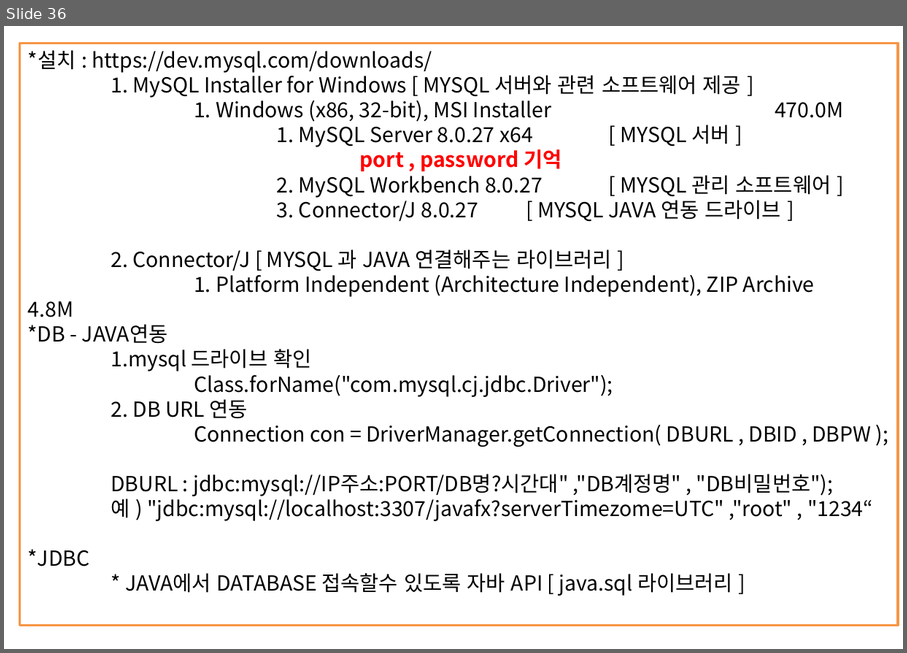
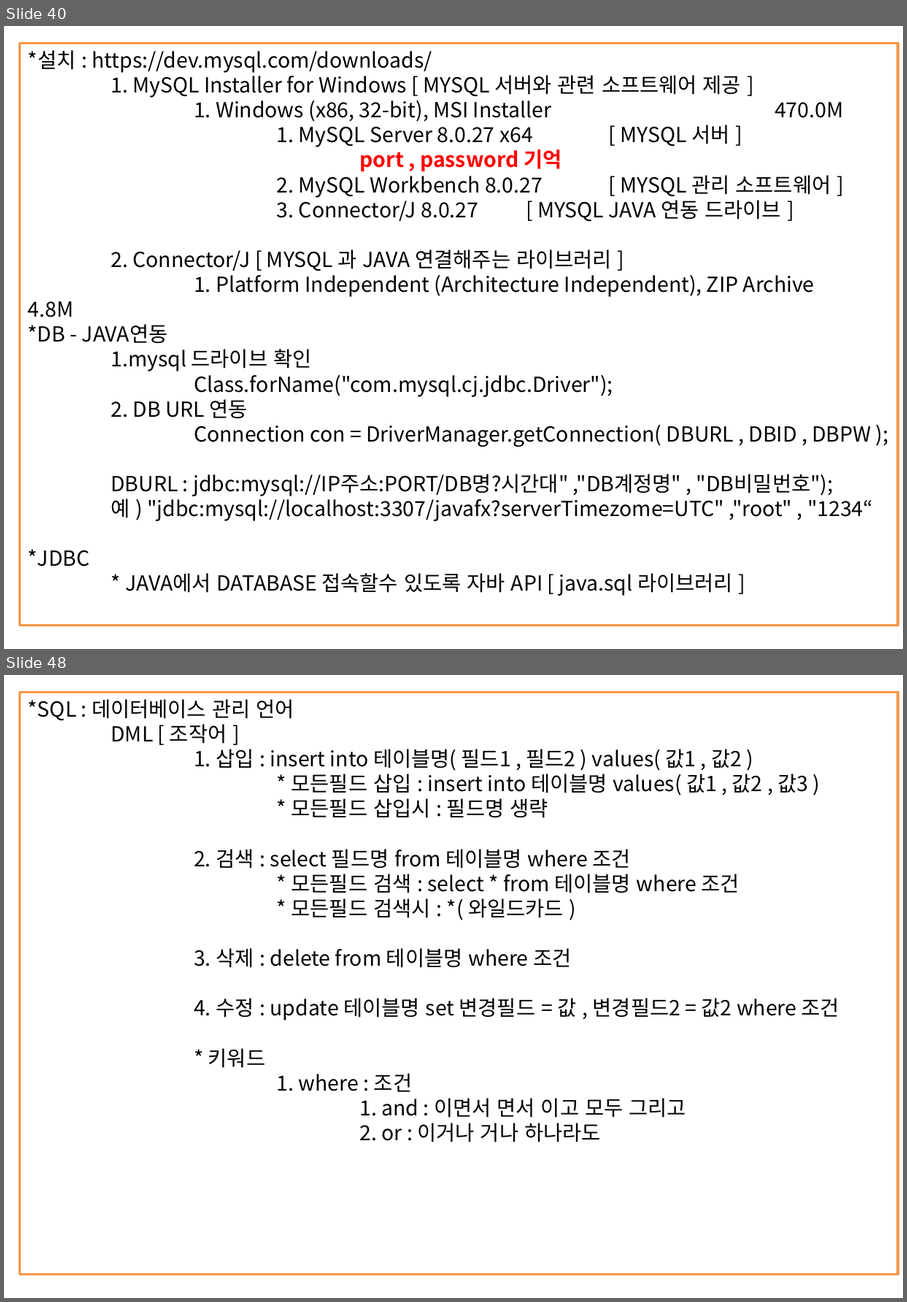
Before and after one commit to kth0027/ezen_kth, a slide deck: Study_Revise/JAVA-PPT/JAVA정리.pptx. Shown one above the other, each under a label of ours: slide 36 before the commit, slides 40 and 48 after it; the slides between them are not shown. The pictures are 907x653 and 907x1302 pixels, drawn with LibreOffice and Linux fonts; fonts in the diff are those of the drawing. Boxes give left, top, right and bottom in pixels: in the first picture for what was removed or moved away, otherwise in the second. Text is boxed around its words. In the diff, an @@ line names an element or a change of style, - is before the commit and + after.

```diff
--- a/Study_Revise/JAVA-PPT/JAVA정리.pptx
+++ b/Study_Revise/JAVA-PPT/JAVA정리.pptx
@@ slide 48 added at bbox=[4, 675, 903, 1298], background #FFFFFF @@
@@ rectangle added at bbox=[20, 693, 898, 1274], outline #F79646 2 pt, 18 pt, text #000000 @@
+*SQL : 데이터베이스 관리 언어
+DML [ 조작어 ]
+1. 삽입 : insert into 테이블명( 필드1 , 필드2 ) values( 값1 , 값2 )
+* 모든필드 삽입 : insert into 테이블명 values( 값1 , 값2 , 값3 )
+* 모든필드 삽입시 : 필드명 생략
+2. 검색 : select 필드명 from 테이블명 where 조건
+* 모든필드 검색 : select * from 테이블명 where 조건
+* 모든필드 검색시 : *( 와일드카드 )
+3. 삭제 : delete from 테이블명 where 조건
+4. 수정 : update 테이블명 set 변경필드 = 값 , 변경필드2 = 값2 where 조건
+* 키워드
+1. where : 조건
+1. and : 이면서 면서 이고 모두 그리고
+2. or : 이거나 거나 하나라도
@@ what was slide 36 is now slide 40 @@
```
Also in this commit, not shown: 4 slides changed, 8 other slides added, 2 other files.
